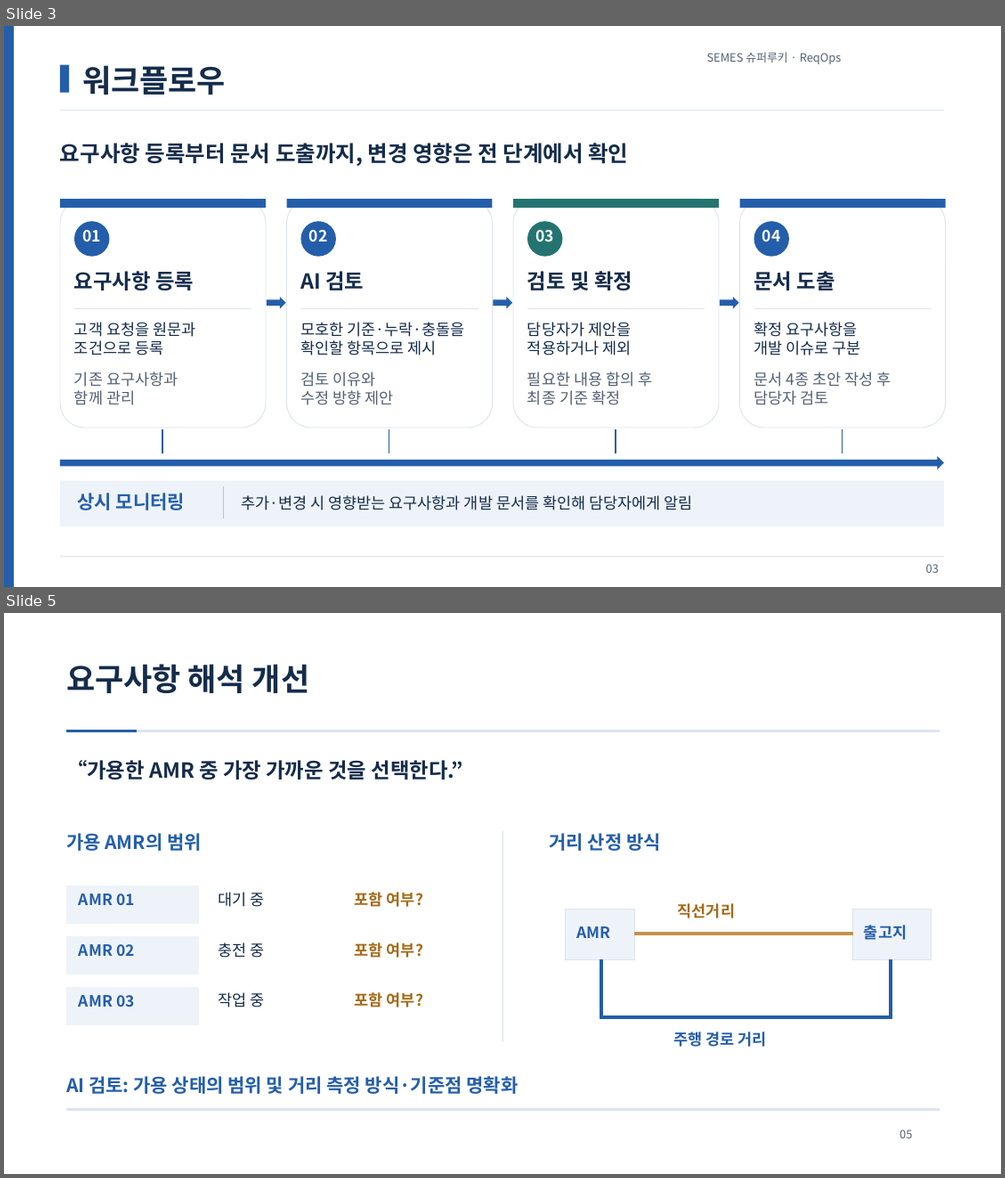
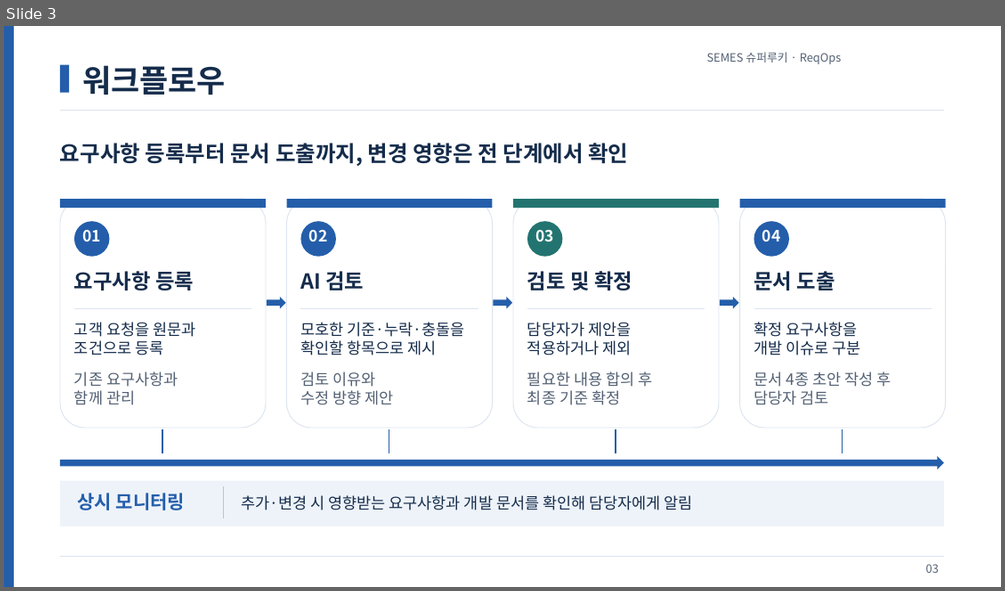
Before and after one commit to jihunhan98/semes-superrookie, a slide deck: docs/presentations/ReqOps_SuperRookie.pptx. Shown one above the other, each under a label of ours: slides 3 and 5 before the commit, slide 3 after it; the slides between them are not shown. The pictures are 1005x1178 and 1005x591 pixels, drawn with LibreOffice and Linux fonts; fonts in the diff are those of the drawing. Boxes give left, top, right and bottom in pixels: in the first picture for what was removed or moved away, otherwise in the second. Text is boxed around its words. In the diff, an @@ line names an element or a change of style, - is before the commit and + after.

```diff
--- a/docs/presentations/ReqOps_SuperRookie.pptx
+++ b/docs/presentations/ReqOps_SuperRookie.pptx
@@ slide 5 removed at [4,613,1001,1174], background #FFFFFF @@
@@ text removed at [66,664,309,693] @@
-요구사항 해석 개선
@@ rectangle removed at [66,730,938,731] @@
@@ rectangle removed at [66,730,137,731] @@
@@ text removed at [66,760,464,779] @@
-“가용한 AMR 중 가장 가까운 것을 선택한다.”
@@ text removed at [66,833,202,851] @@
-가용 AMR의 범위
@@ rectangle removed at [502,831,503,1041] @@
@@ text removed at [549,833,661,851] @@
-거리 산정 방식
@@ rectangle removed at [66,886,198,924] @@
@@ text removed at [79,893,135,905] @@
-AMR 01
@@ text removed at [218,892,265,907] @@
-대기 중
@@ text removed at [355,892,423,907] @@
-포함 여부?
@@ text removed at [678,903,735,918] @@
-직선거리
@@ rectangle removed at [565,909,635,960] @@
@@ text removed at [576,926,610,938] @@
-AMR
@@ rectangle removed at [635,933,853,934] @@
@@ rectangle removed at [853,909,930,960] @@
@@ text removed at [864,925,906,940] @@
-출고지
@@ rectangle removed at [66,936,198,973] @@
@@ text removed at [79,944,135,956] @@
-AMR 02
@@ text removed at [218,942,265,957] @@
-충전 중
@@ text removed at [355,942,423,957] @@
-포함 여부?
@@ rectangle removed at [600,960,602,1018] @@
@@ rectangle removed at [890,960,891,1018] @@
@@ rectangle removed at [66,987,198,1024] @@
@@ text removed at [79,995,135,1007] @@
-AMR 03
@@ text removed at [218,992,265,1007] @@
-작업 중
@@ text removed at [355,992,423,1007] @@
-포함 여부?
@@ rectangle removed at [600,1016,892,1018] @@
@@ text removed at [673,1031,767,1046] @@
-주행 경로 거리
@@ text removed at [66,1076,518,1094] @@
-AI 검토: 가용 상태의 범위 및 거리 측정 방식·기준점 명확화
@@ rectangle removed at [66,1108,938,1110] @@
@@ text removed at [899,1129,912,1138] @@
-05
```
Also in this commit, not shown: 5 slides changed, 1 slide added, 1 other slide removed.
